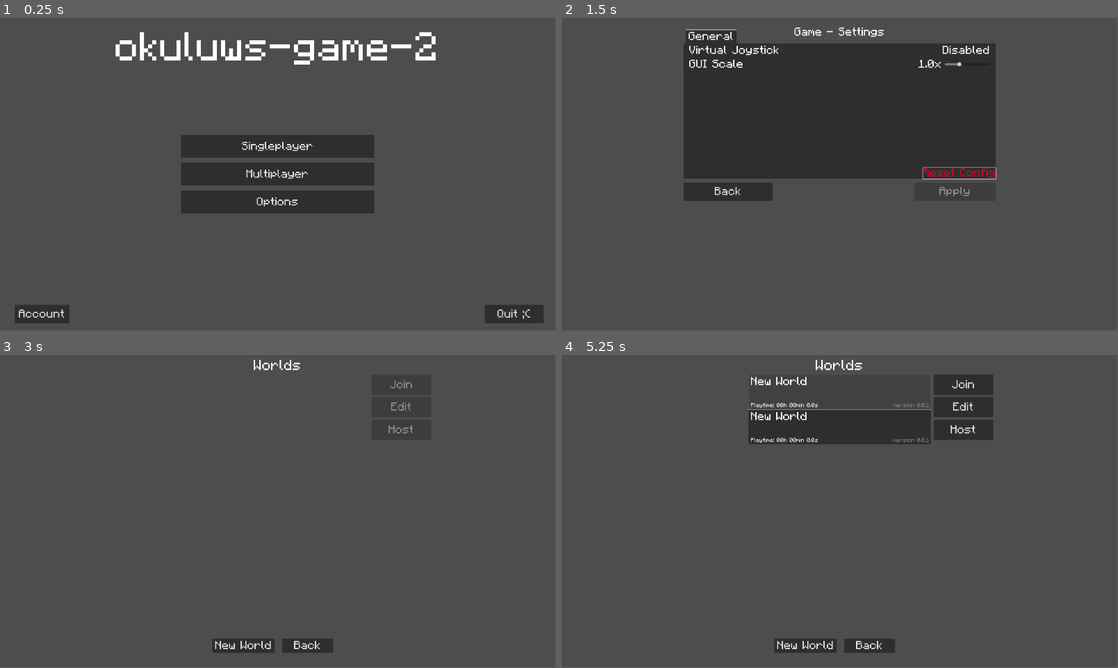
Above: before the commit, frames 1-4 (two rows, left to right).
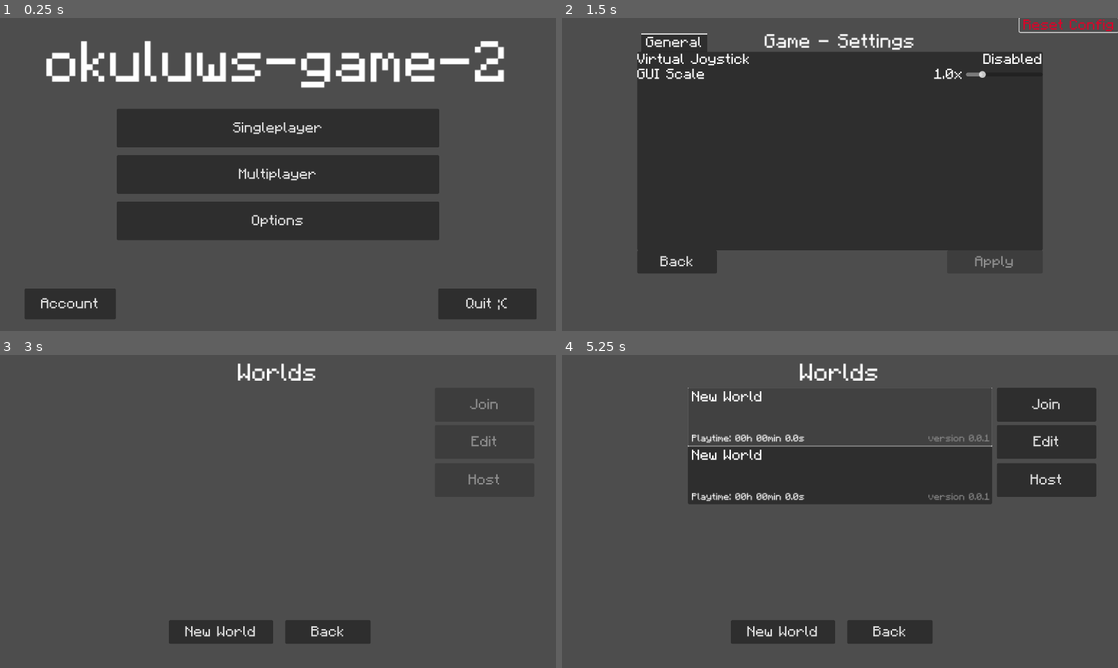
Above: after the commit, the same moments.

Repository: okuluws/okuluws_game_2_godot
Game: Godot game, scene res://main/main.tscn
Two runs of this game, one before a commit and one after it. Both use one fixed random seed, a clock stepped at 60 frames per second and the inputs below.
Inputs (mouse positions are in pixels of both pictures, inside the frame that each line leads up to; where the layout moved, square brackets give the same spot in the first picture):
- Up to frame 1 (0.25 s): no input
- Up to frame 2 (1.5 s): click "Options" at 0.5 s; click "Reset Config" at 1.25 s
- Up to frame 3 (3 s): click "Back" at 2 s; click "Singleplayer" at 2.75 s
- Up to frame 4 (5.25 s): click "New World" at 3.5 s; click "New World" at 4.25 s; click (840, 417) [840, 392] at 5 s
In our replay, the window is 799x449 before the commit and 800x450 after it. These sizes can differ from the game's own. Grey fills any space a smaller window leaves; there, only what the larger window draws over its background counts as a difference.

The runs differ from the first frame. In frame 1, 25% of the frame differs, in the area x 2-98%, y 4-98%; in frame 2, 26%, in the area x 13-100%, y 0-82%; in frame 3, 3.5%; in frame 4, 20%.

Commit message:
.

Diff:
--- a/home/game_options.tscn
+++ b/home/game_options.tscn
@@ -9,10 +9,10 @@
 anchors_preset = 5
 anchor_left = 0.5
 anchor_right = 0.5
-offset_left = -54.0
+offset_left = -156.0
 offset_top = 29.0
-offset_right = 54.0
-offset_bottom = 59.0
+offset_right = 156.0
+offset_bottom = 69.0
 grow_horizontal = 2
 theme_override_font_sizes/font_size = 40
 text = "Game - Settings"
@@ -22,10 +22,10 @@
 anchors_preset = 5
 anchor_left = 0.5
 anchor_right = 0.5
-offset_left = -540.0
-offset_top = 40.0
-offset_right = 540.0
-offset_bottom = 556.0
+offset_left = -420.0
+offset_top = 32.0
+offset_right = 420.0
+offset_bottom = 481.0
 grow_horizontal = 2
 
 [node name="General" type="Control" parent="TabContainer"]
@@ -33,12 +33,10 @@
 
 [node name="VirtualJoystickButton" type="Button" parent="TabContainer/General"]
 layout_mode = 1
-anchors_preset = 1
-anchor_left = 1.0
+anchors_preset = 10
 anchor_right = 1.0
-offset_left = -1080.0
-offset_bottom = 48.0
-grow_horizontal = 0
+offset_bottom = 31.0
+grow_horizontal = 2
 flat = true
 
 [node name="Label" type="Label" parent="TabContainer/General/VirtualJoystickButton"]
@@ -46,12 +44,12 @@
 anchors_preset = 4
 anchor_top = 0.5
 anchor_bottom = 0.5
-offset_left = 20.0
-offset_top = -15.0
-offset_right = 254.0
-offset_bottom = 15.0
+offset_top = -14.5
+offset_right = 196.0
+offset_bottom = 15.5
 grow_vertical = 2
 text = "Virtual Joystick"
+vertical_alignment = 1
 
 [node name="Label2" type="Label" parent="TabContainer/General/VirtualJoystickButton"]
 layout_mode = 1
@@ -60,24 +58,22 @@
 anchor_top = 0.5
 anchor_right = 1.0
 anchor_bottom = 0.5
-offset_left = -137.0
-offset_top = -15.0
-offset_right = -20.0
-offset_bottom = 15.0
+offset_left = -143.0
+offset_top = -14.5
+offset_bottom = 15.5
 grow_horizontal = 0
 grow_vertical = 2
 text = "disenabled"
 horizontal_alignment = 2
+vertical_alignment = 1
 
 [node name="ContentScaleFactorButton" type="Button" parent="TabContainer/General"]
 layout_mode = 1
-anchors_preset = 1
-anchor_left = 1.0
+anchors_preset = 10
 anchor_right = 1.0
-offset_left = -1080.0
-offset_top = 48.0
-offset_bottom = 96.0
-grow_horizontal = 0
+offset_top = 31.0
+offset_bottom = 62.0
+grow_horizontal = 2
 flat = true
 
 [node name="Label" type="Label" parent="TabContainer/General/ContentScaleFactorButton"]
@@ -85,12 +81,12 @@
 anchors_preset = 4
 anchor_top = 0.5
 anchor_bottom = 0.5
-offset_left = 20.0
 offset_top = -15.0
-offset_right = 173.0
+offset_right = 153.0
 offset_bottom = 15.0
 grow_vertical = 2
 text = "GUI Scale"
+vertical_alignment = 1
 
 [node name="Label2" type="Label" parent="TabContainer/General/ContentScaleFactorButton"]
 layout_mode = 1
@@ -99,14 +95,15 @@
 anchor_top = 0.5
 anchor_right = 1.0
 anchor_bottom = 0.5
-offset_left = -304.0
+offset_left = -282.0
 offset_top = -15.0
-offset_right = -187.0
+offset_right = -165.0
 offset_bottom = 15.0
 grow_horizontal = 0
 grow_vertical = 2
 text = "idk"
 horizontal_alignment = 2
+vertical_alignment = 1
 
 [node name="ContentScaleFactorSlider" type="HSlider" parent="TabContainer/General/ContentScaleFactorButton"]
 layout_mode = 1
@@ -115,52 +112,24 @@
 anchor_top = 0.5
 anchor_right = 1.0
 anchor_bottom = 0.5
-offset_left = -177.0
-offset_top = -8.0
-offset_right = -20.0
-offset_bottom = 8.0
+offset_left = -159.0
+offset_top = -7.5
+offset_bottom = 8.5
 grow_horizontal = 0
 grow_vertical = 2
 min_value = 0.1
-max_value = 3.0
+max_value = 5.0
 step = 0.1
-value = 0.1
-
-[node name="ResetConfigButton" type="Button" parent="TabContainer/General"]
-layout_mode = 1
-anchors_preset = 3
-anchor_left = 1.0
-anchor_top = 1.0
-anchor_right = 1.0
-anchor_bottom = 1.0
-offset_left = -252.0
-offset_top = -38.0
-grow_horizontal = 0
-grow_vertical = 0
-flat = true
-
-[node name="Label" type="Label" parent="TabContainer/General/ResetConfigButton"]
-layout_mode = 1
-anchors_preset = 3
-anchor_left = 1.0
-anchor_top = 1.0
-anchor_right = 1.0
-anchor_bottom = 1.0
-offset_left = -252.0
-offset_top = -40.0
-grow_horizontal = 0
-grow_vertical = 0
-theme_override_colors/font_color = Color(0.85098, 0.0156863, 0.160784, 1)
-text = "Reset Config"
+value = 1.0
 
 [node name="Back" type="Button" parent="."]
 anchors_preset = 5
 anchor_left = 0.5
 anchor_right = 0.5
-offset_left = -540.0
-offset_top = 569.0
-offset_right = -232.0
-offset_bottom = 632.0
+offset_left = -420.0
+offset_top = 481.0
+offset_right = -255.0
+offset_bottom = 529.0
 grow_horizontal = 2
 text = "Back"
 
@@ -168,16 +137,43 @@
 anchors_preset = 5
 anchor_left = 0.5
 anchor_right = 0.5
-offset_left = 258.0
-offset_top = 569.0
-offset_right = 540.0
-offset_bottom = 632.0
+offset_left = 222.0
+offset_top = 481.0
+offset_right = 420.0
+offset_bottom = 529.0
 grow_horizontal = 2
 disabled = true
 text = "Apply"
 
+[node name="ResetConfigButton" type="Button" parent="."]
+anchors_preset = 1
+anchor_left = 1.0
+anchor_right = 1.0
+offset_left = -204.0
+offset_bottom = 29.0
+grow_horizontal = 0
+flat = true
+
+[node name="Label" type="Label" parent="ResetConfigButton"]
+layout_mode = 1
+anchors_preset = 8
+anchor_left = 0.5
+anchor_top = 0.5
+anchor_right = 0.5
+anchor_bottom = 0.5
+offset_left = -62.5
+offset_top = -9.5
+offset_right = 63.5
+offset_bottom = 10.5
+grow_horizontal = 2
+grow_vertical = 2
+theme_override_colors/font_color = Color(0.85098, 0.0156863, 0.160784, 1)
+text = "Reset Config"
+horizontal_alignment = 1
+vertical_alignment = 1
+
 [connection signal="pressed" from="TabContainer/General/VirtualJoystickButton" to="." method="_on_virtual_joystick_button_pressed"]
 [connection signal="value_changed" from="TabContainer/General/ContentScaleFactorButton/ContentScaleFactorSlider" to="." method="_on_content_scale_factor_slider_value_changed"]
-[connection signal="pressed" from="TabContainer/General/ResetConfigButton" to="." method="_on_reset_config_button_pressed"]
 [connection signal="pressed" from="Back" to="." method="_on_back_pressed"]
 [connection signal="pressed" from="Save" to="." method="_on_save_pressed"]
+[connection signal="pressed" from="ResetConfigButton" to="." method="_on_reset_config_button_pressed"]
--- a/home/title_screen.tscn
+++ b/home/title_screen.tscn
@@ -14,7 +14,7 @@
 offset_right = 697.0
 offset_bottom = 175.0
 grow_horizontal = 2
-theme_override_font_sizes/normal_font_size = 140
+theme_override_font_sizes/normal_font_size = 120
 bbcode_enabled = true
 text = "[center]okuluws-game-2"
 fit_content = true
@@ -24,10 +24,10 @@
 anchors_preset = 5
 anchor_left = 0.5
 anchor_right = 0.5
-offset_left = -557.0
-offset_top = 153.0
-offset_right = 545.0
-offset_bottom = 193.0
+offset_left = -476.0
+offset_top = 138.0
+offset_right = 464.0
+offset_bottom = 178.0
 grow_horizontal = 2
 
 [node name="VBoxContainer" type="VBoxContainer" parent="."]
--- a/main/pixel_theme.tres
+++ b/main/pixel_theme.tres
@@ -30,7 +30,7 @@
 
 [resource]
 default_font = ExtResource("1_4upxg")
-default_font_size = 40
+default_font_size = 30
 LineEdit/styles/normal = SubResource("StyleBoxFlat_euqp3")
 MarginContainer/constants/margin_bottom = 14
 MarginContainer/constants/margin_left = 14
--- a/players/player/player_ui.tscn
+++ b/players/player/player_ui.tscn
@@ -16,6 +16,16 @@
 
 [sub_resource type="StyleBoxEmpty" id="StyleBoxEmpty_75myt"]
 
+[sub_resource type="StyleBoxEmpty" id="StyleBoxEmpty_472c1"]
+
+[sub_resource type="StyleBoxEmpty" id="StyleBoxEmpty_7to10"]
+
+[sub_resource type="StyleBoxEmpty" id="StyleBoxEmpty_5dctd"]
+
+[sub_resource type="StyleBoxEmpty" id="StyleBoxEmpty_sdrsg"]
+
+[sub_resource type="StyleBoxEmpty" id="StyleBoxEmpty_8h6aq"]
+
 [sub_resource type="StyleBoxEmpty" id="StyleBoxEmpty_pmrtj"]
 
 [sub_resource type="InputEventAction" id="InputEventAction_rke7a"]
@@ -24,6 +34,18 @@
 
 [sub_resource type="Shortcut" id="Shortcut_qax0n"]
 events = [SubResource("InputEventAction_rke7a")]
+
+[sub_resource type="StyleBoxFlat" id="StyleBoxFlat_tru3k"]
+content_margin_left = 0.0
+content_margin_top = 0.0
+content_margin_right = 0.0
+content_margin_bottom = 0.0
+bg_color = Color(0, 0, 0, 0.6)
+corner_radius_top_left = 3
+corner_radius_top_right = 3
+corner_radius_bottom_right = 3
+corner_radius_bottom_left = 3
+corner_detail = 5
 
 [node name="UI" type="CanvasLayer"]
 script = ExtResource("1_36y60")
@@ -50,6 +72,11 @@
 offset_top = -0.480225
 offset_right = -332.0
 focus_mode = 0
+theme_override_styles/normal = SubResource("StyleBoxEmpty_472c1")
+theme_override_styles/hover = SubResource("StyleBoxEmpty_7to10")
+theme_override_styles/pressed = SubResource("StyleBoxEmpty_5dctd")
+theme_override_styles/disabled = SubResource("StyleBoxEmpty_sdrsg")
+theme_override_styles/focus = SubResource("StyleBoxEmpty_8h6aq")
 
 [node name="MovementJoypadRing" type="Control" parent="."]
 visible = false
@@ -283,6 +310,7 @@
 anchor_right = 0.397396
 anchor_bottom = 0.763426
 grow_vertical = 2
+theme_override_styles/panel = SubResource("StyleBoxFlat_tru3k")
 metadata/_edit_use_anchors_ = true
 
 [node name="OpenChatButton" type="Button" parent="."]
--- a/project.godot
+++ b/project.godot
@@ -20,10 +20,7 @@
 
 [display]
 
-window/size/viewport_width=3840
-window/size/viewport_height=2160
-window/size/window_width_override=1920
-window/size/window_height_override=1080
+window/stretch/mode="canvas_items"
 window/stretch/aspect="expand"
 window/handheld/orientation=4
 
Not shown: 1 places in players/player/player_ui.tscn that only renumber resources
